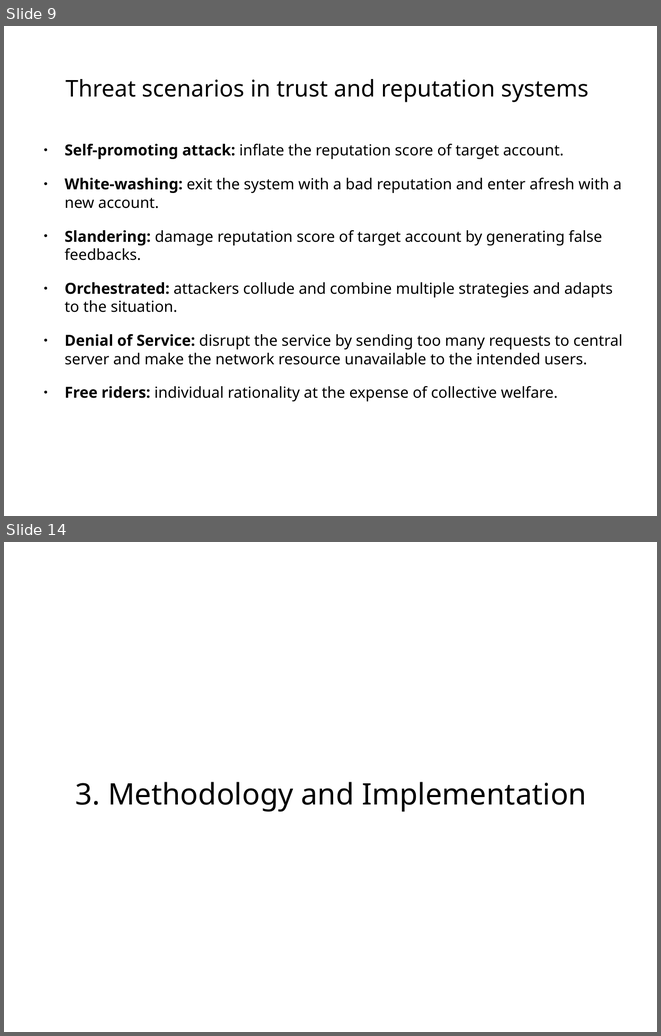
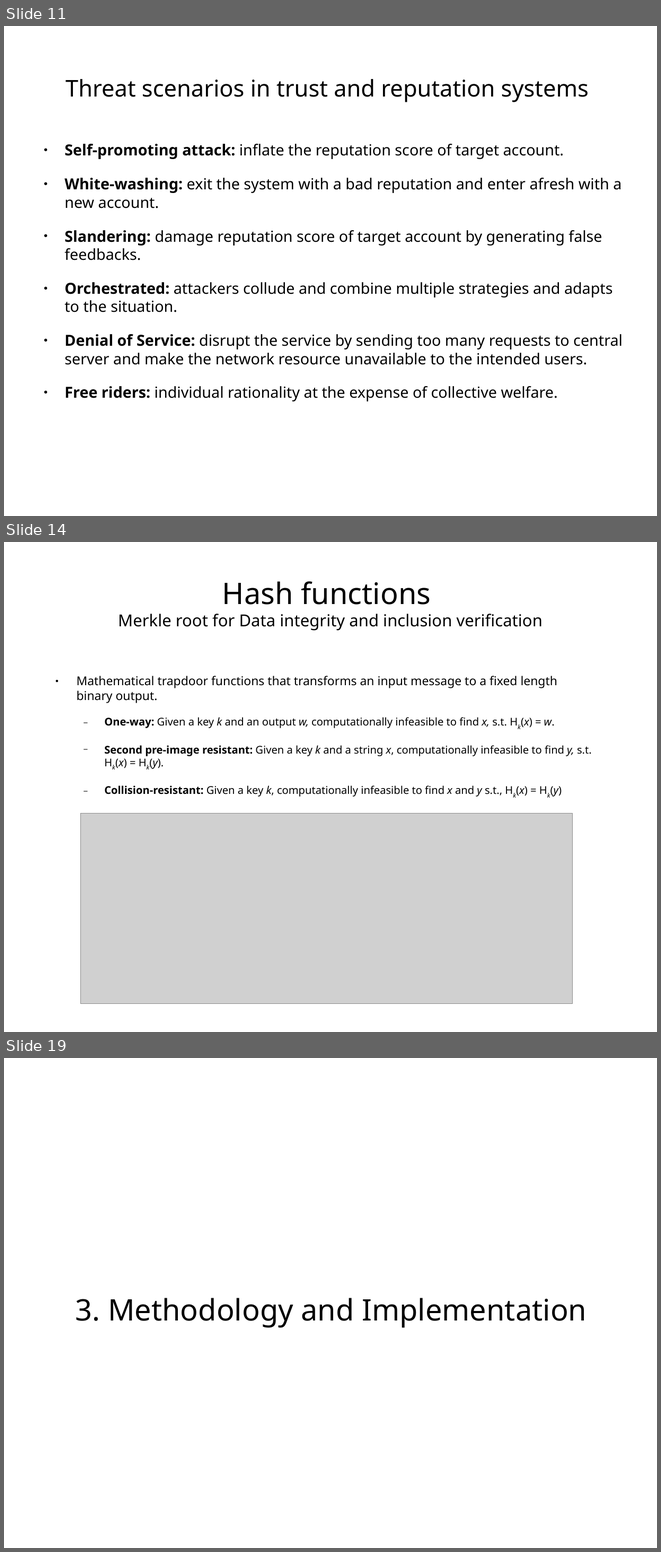
Before and after one commit to s2-t2/blockchain_reputation_system, a slide deck: documents/Presentation/Presentationv1.odp. Shown one above the other, each under a label of ours: slides 9 and 14 before the commit, slides 11, 14 and 19 after it; the slides between them are not shown. The pictures are 661x1036 and 661x1552 pixels, drawn with LibreOffice and Linux fonts; fonts in the diff are those of the drawing; grey boxes stand for pictures. Boxes give left, top, right and bottom in pixels: in the first picture for what was removed or moved away, otherwise in the second. Text is boxed around its words. In the diff, an @@ line names an element or a change of style, - is before the commit and + after.

```diff
--- a/documents/Presentation/Presentationv1.odp
+++ b/documents/Presentation/Presentationv1.odp
@@ slide 14 added at (4, 542, 657, 1032), background #FFFFFF @@
@@ title added at (118, 581, 542, 631), 20 pt, text #000000 @@
+Hash functions
+Merkle root for Data integrity and inclusion verification
@@ text added at (77, 676, 592, 796), 12.9 pt, text #000000 @@
+● Mathematical trapdoor functions that transforms an input message to a fixed length binary output.
+  − One-way: Given a key k and an output w, computationally infeasible to find x, s.t. Hk(x) = w.
+  − Second pre-image resistant: Given a key k and a string x, computationally infeasible to find y, s.t. Hk(x) = Hk(y).
+  − Collision-resistant: Given a key k, computationally infeasible to find x and y s.t., Hk(x) = Hk(y)
@@ picture added at (80, 813, 573, 1004) @@
@@ what was slide 9 is now slide 11 @@
@@ what was slide 14 is now slide 19 @@
```
Also in this commit, not shown: 6 slides changed, 27 other slides added, 7 slides removed, 24 other files.
